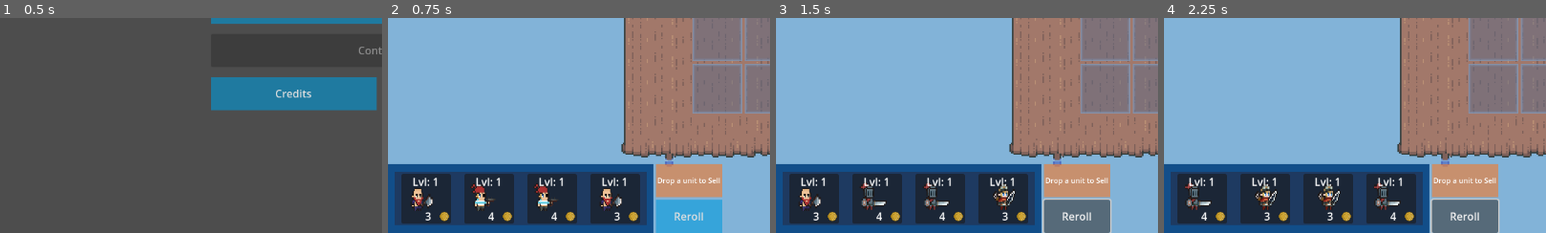
Above: before the commit, frames 1-4 (left to right).
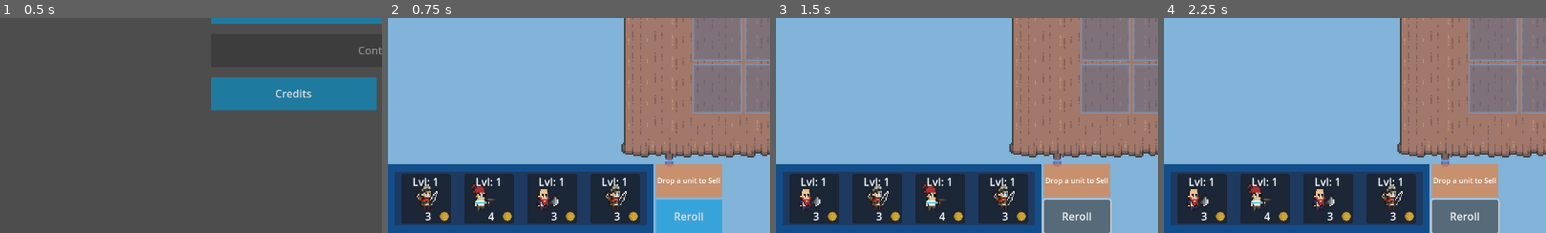
Above: after the commit, the same moments.

Repository: FontysRyan/PizzaProject1St2
Game: Godot game, scene res://Scenes/Mainmenu.tscn
Two runs of this game, one before a commit and one after it. Both use one fixed random seed, a clock stepped at 60 frames per second and the inputs below.
Inputs:
- Up to frame 1 (0.5 s): no input
- Up to frame 2 (0.75 s): click "New" at 0.5 s
- Up to frame 3 (1.5 s): click "Reroll" at 1.25 s
- Up to frame 4 (2.25 s): click "Reroll" at 2 s
The pictures show only the part of the screen within x 0-50%, y 50-100%; the shares and areas given below are measured in that part.

Frame 1 is identical in both runs. In frame 2, 1.5% of the frame differs, in the area x 6-63%, y 76-95%; in frame 3, 1.0%; in frame 4, 2.2%, in the area x 5-63%, y 76-95%.

Commit message:
fixed build for web

Diff:
--- a/Assets/UI/Scripts/grid_container.gd
+++ b/Assets/UI/Scripts/grid_container.gd
@@ -1,7 +1,7 @@
 extends GridContainer
 
 @onready var panel_scene = preload("res://unit_panel.tscn")
-
+@onready var game_shop: Shop = get_parent() as Shop
 # Called when the node enters the scene tree for the first time.
 func _ready() -> void:
 	roll()
--- a/Game/Shop.gd
+++ b/Game/Shop.gd
@@ -4,12 +4,12 @@
 # UnitPanels:
 @export var archer = preload("res://Resources/unit panels/Archer.tres")
 @export var knight = preload("res://Resources/unit panels/Knight.tres")
-@export var melee_hero = preload("res://Resources/unit panels/Not Used units/Melee hero.tres")
-@export var paladin = preload("res://Resources/unit panels/Not Used units/Paladin.tres")
-@export var pirate_captain = preload("res://Resources/unit panels/Not Used units/Pirate captain.tres")
+@export var melee_hero = preload("res://Resources/unit panels/Not Used Units/Melee hero.tres")
+@export var paladin = preload("res://Resources/unit panels/Not Used Units/Paladin.tres")
+@export var pirate_captain = preload("res://Resources/unit panels/Not Used Units/Pirate captain.tres")
 @export var pirate = preload("res://Resources/unit panels/Pirate.tres")
 @export var warrior = preload("res://Resources/unit panels/Warrior.tres")
-@export var wizard = preload("res://Resources/unit panels/Not Used units/Wizard.tres")
+@export var wizard = preload("res://Resources/unit panels/Not Used Units/Wizard.tres")
 
 # Rarities:
 @export var common = preload("res://Resources/Rarities/1Common.tres")
--- a/Scenes/Battlescreen.tscn
+++ b/Scenes/Battlescreen.tscn
@@ -63,6 +63,7 @@
 script = ExtResource("5_16koh")
 unit_scene = ExtResource("4_kmdb4")
 faction = 2
+units_folder_path = null
 
 [node name="Tile0" type="Marker2D" parent="EnemySpawner"]
 position = Vector2(481, -16)
--- a/Scripts/Scripts-Procedural/Enemy_Spawning.gd
+++ b/Scripts/Scripts-Procedural/Enemy_Spawning.gd
@@ -73,31 +73,69 @@
 			#print("Unit stats missing for:", unit.unit_type)
 	#call_deferred("emit_signal", "enemy_units_spawned")
 
-
 func load_unit_types(folder_path: String) -> Array:
 	var unit_types: Array = []
-	var dir = DirAccess.open(folder_path)
+	print("Loading enemy units from: ", folder_path)
+
+	var dir := DirAccess.open(folder_path)
 	if dir == null:
-		push_error("Could not open directory: " + folder_path)
+		push_error("Enemy_Spawning.gd: Cannot open directory: " + folder_path)
 		return unit_types
 
 	dir.list_dir_begin()
-	var file_name = dir.get_next()
+	var file_name := dir.get_next()
+
 	while file_name != "":
-		if file_name.ends_with(".tres") and file_name != "UnitStats.tres":
-			var res = load(folder_path + file_name)
+		var is_dir := dir.current_is_dir()
+		print("Found entry:", file_name, " | is_dir:", is_dir)
+
+		if not is_dir:
+			var path_for_load := ""
+			var name_for_meta := file_name
+
+			# Handle .tres and .tres.remap
+			if file_name.ends_with(".tres.remap"):
+				# What we load is the original .tres
+				path_for_load = folder_path + file_name.trim_suffix(".remap")
+				name_for_meta = file_name.trim_suffix(".remap")
+			elif file_name.ends_with(".tres"):
+				path_for_load = folder_path + file_name
+			else:
+				# Skip non-.tres stuff like UnitStats.gd.gdc etc.
+				file_name = dir.get_next()
+				continue
+
+			# Skip UnitStats in any form
+			var base_for_skip := name_for_meta.get_file().get_basename()
+			if base_for_skip.begins_with("UnitStats"):
+				file_name = dir.get_next()
+				continue
+
+			print("  Trying to load unit resource:", path_for_load)
+			var res := load(path_for_load)
 			if res:
-				res.set_meta("unit_type_name", file_name.get_basename())
+				# Clean name: file name without extension
+				var meta_name := name_for_meta.get_file().get_basename()
+				res.set_meta("unit_type_name", meta_name)
 				unit_types.append(res)
+			else:
+				push_error("Enemy_Spawning.gd: Failed to load resource: " + path_for_load)
+
 		file_name = dir.get_next()
+
 	dir.list_dir_end()
 
+	print("Loaded enemy units:", unit_types)
 	return unit_types
+
 
 func enemy_wave_incoming():
 	print("Starting wave:", Stats.wave, " Total waves: ", Stats.waves_in_round)
 	var unit_types = load_unit_types(units_folder_path)
 	#print("Loaded unit types:", unit_types.size())
+	if unit_types.is_empty():
+		push_error("Enemy_Spawning.gd: No enemy unit resources found in folder: " + units_folder_path)
+		return
 	var spawn_points: Array = []
 	for child in get_children():
 		if child is Marker2D:
Not shown, changed: export_presets.cfg
